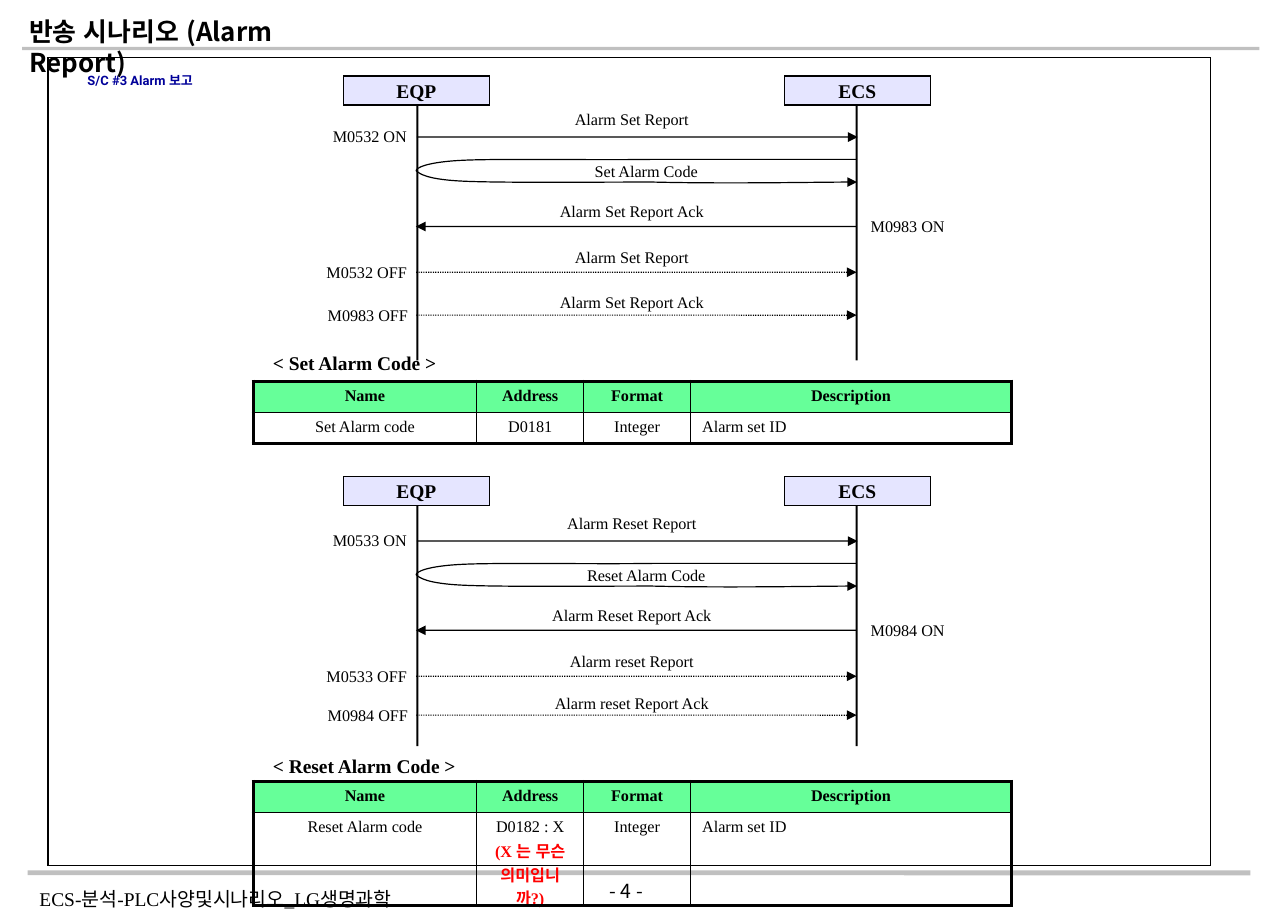
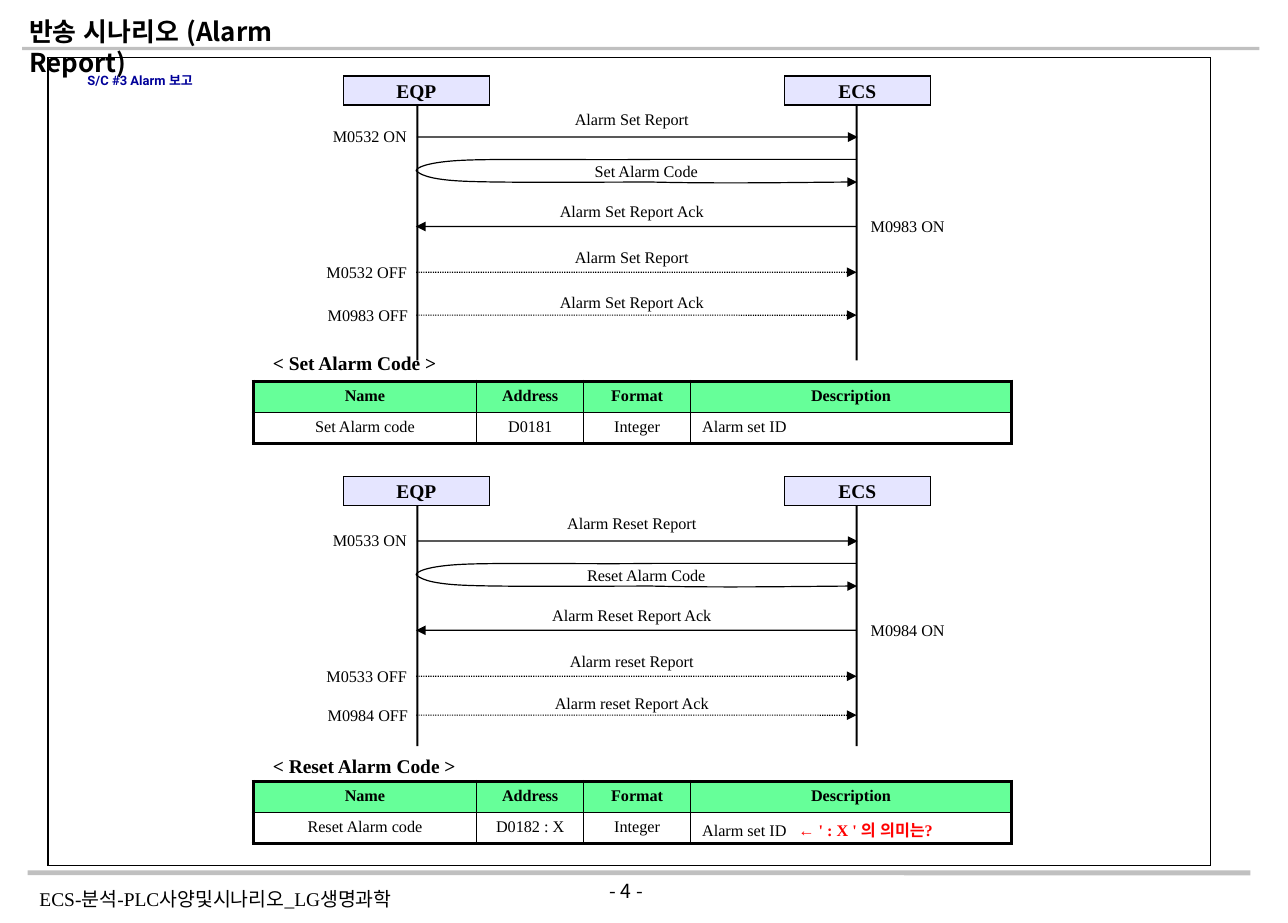
Before and after one commit to yeorijby-coder/LGLS_ALL, a slide deck: slide 4 of 260818_ECS-분석-PLC사양및시나리오_LG생명과학_V1.2_20260822.pptx. Drawn at 1288x923 pixels with LibreOffice and Linux fonts; fonts in the diff are those of the drawing. Boxes give left, top, right and bottom in pixels: in the first picture for what was removed or moved away, otherwise in the second. Text is boxed around its words. In the diff, an @@ line names an element or a change of style, - is before the commit and + after.

```diff
--- a/260818_ECS-분석-PLC사양및시나리오_LG생명과학_V1.2_20260822.pptx
+++ b/260818_ECS-분석-PLC사양및시나리오_LG생명과학_V1.2_20260822.pptx
@@ table at box(253, 782, 1013, 844) @@
-row 2, column 2: D0182 : X / (X 는 무슨 의미입니까?)
+row 2, column 2: D0182 : X
-row 2, column 4: Alarm set ID
+row 2, column 4: Alarm set ID ← ' : X ' 의 의미는?
```
Also in this commit, not shown: 20 other slides changed.
